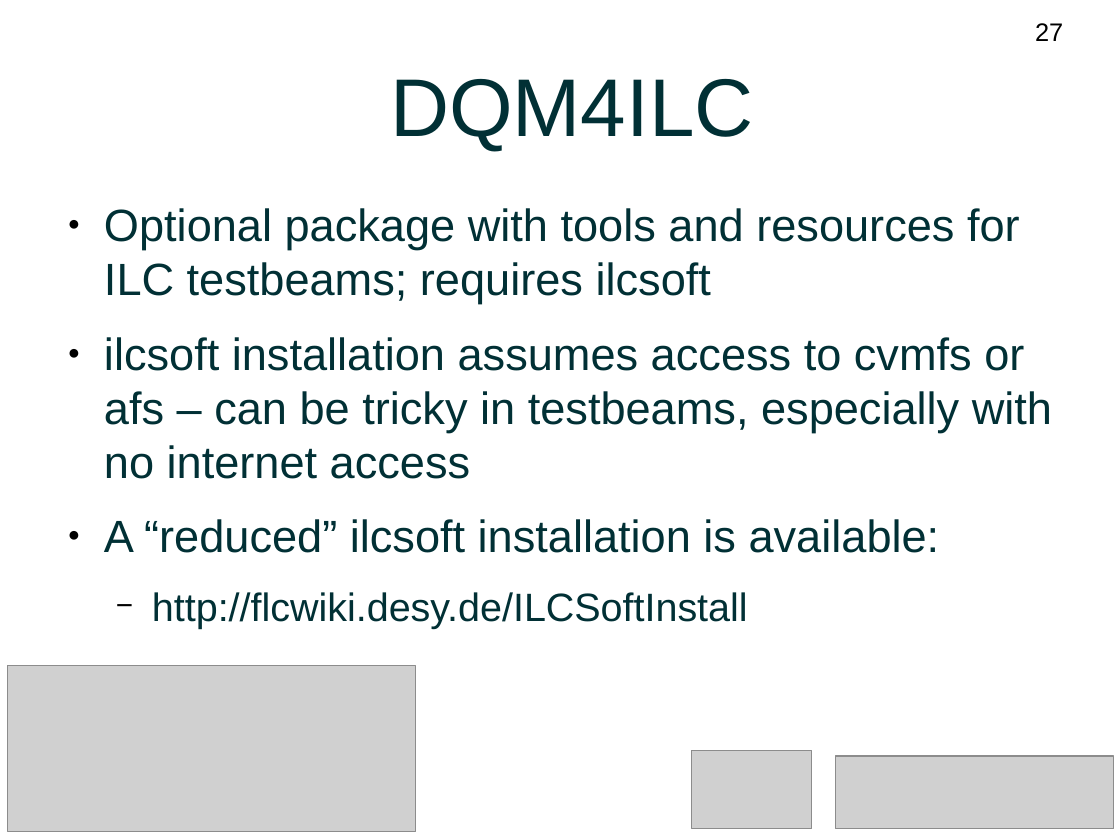
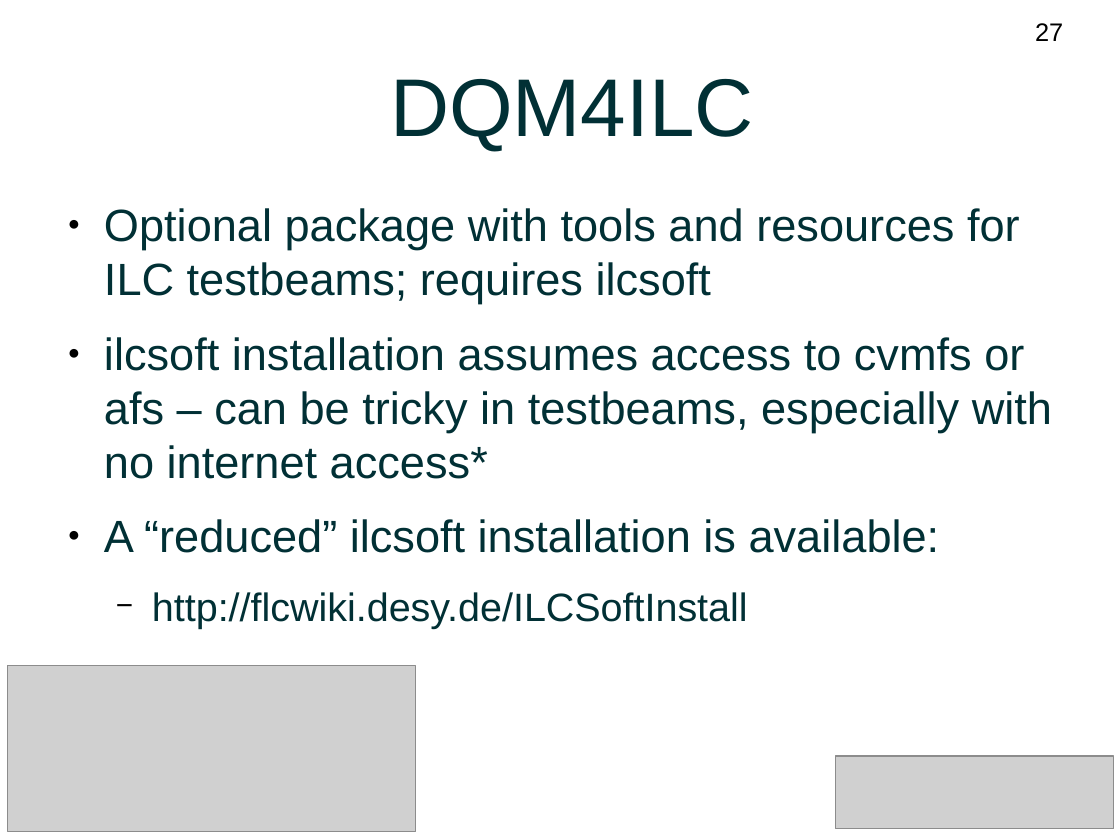
Before and after one commit to DQM4HEP/DQM4HEP-Workshop, a slide deck: slide 27 of BTTB2017-materials/Tutorial.odp. Drawn at 1120x840 pixels with LibreOffice and Linux fonts; fonts in the diff are those of the drawing; grey boxes stand for pictures. Boxes give left, top, right and bottom in pixels: in the first picture for what was removed or moved away, otherwise in the second. Text is boxed around its words. In the diff, an @@ line names an element or a change of style, - is before the commit and + after.

```diff
--- a/BTTB2017-materials/Tutorial.odp
+++ b/BTTB2017-materials/Tutorial.odp
@@ text at box(104, 337, 1052, 479): text changed @@
-● ilcsoft installation assumes access to cvmfs or afs – can be tricky in testbeams, especially with no internet access
+● ilcsoft installation assumes access to cvmfs or afs – can be tricky in testbeams, especially with no internet access*
@@ picture removed at box(692, 751, 812, 829) @@
```
Also in this commit, not shown: 61 other slides changed, 7 slides added, 1 slide removed.
